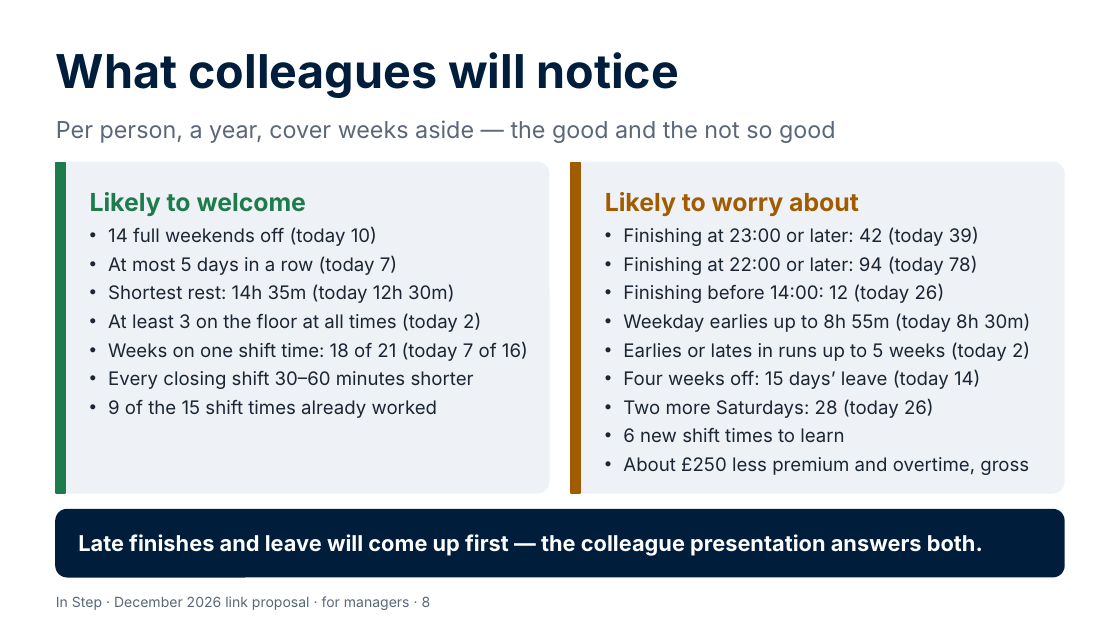
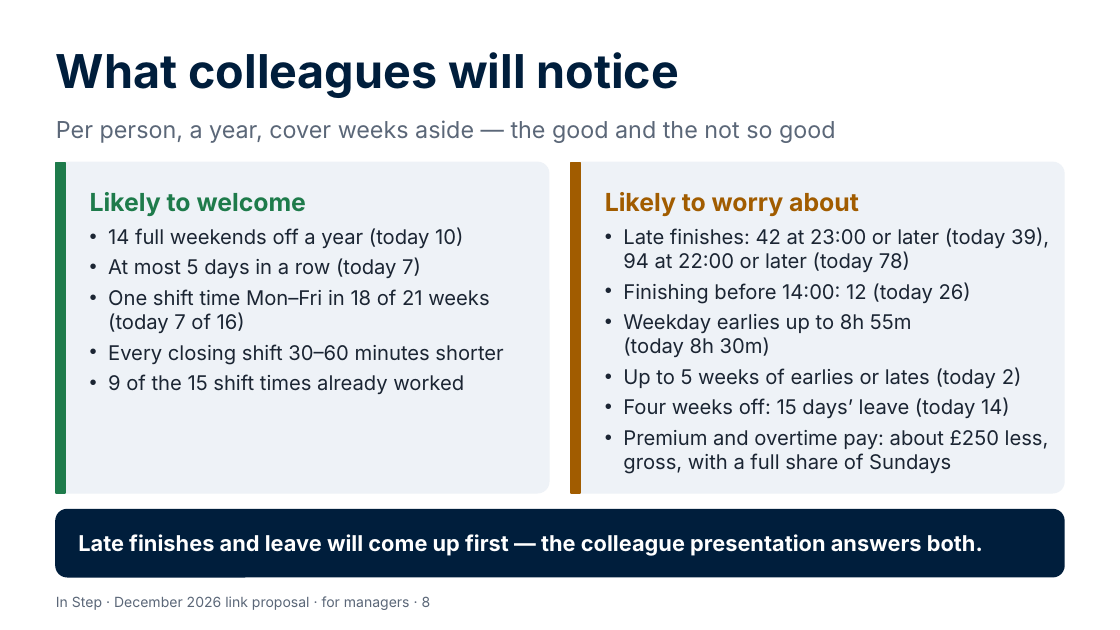
Before and after one commit to Garethdavidmiller/roster-app, a slide deck: slide 8 of docs/links-26/presentations/In-Step-for-managers.pptx. Drawn at 1120x630 pixels with LibreOffice and Linux fonts; fonts in the diff are those of the drawing. Boxes give left, top, right and bottom in pixels: in the first picture for what was removed or moved away, otherwise in the second. Text is boxed around its words. In the diff, an @@ line names an element or a change of style, - is before the commit and + after.

```diff
--- a/docs/links-26/presentations/In-Step-for-managers.pptx
+++ b/docs/links-26/presentations/In-Step-for-managers.pptx
@@ text at [108, 227, 463, 248]: text changed; size 12 to 13 pt @@
-• 14 full weekends off (today 10)
+• 14 full weekends off a year (today 10)
@@ text at [623, 227, 1049, 272]: text changed; size 12 to 13 pt @@
-• Finishing at 23:00 or later: 42 (today 39)
-• Finishing at 22:00 or later: 94 (today 78)
+• Late finishes: 42 at 23:00 or later (today 39), 94 at 22:00 or later (today 78)
@@ text at [108, 257, 503, 394]: size 12 to 13 pt in "At most 5 days in a row ...", "Every closing shift 30–60 minutes shorter", "9 of the 15 shift times already ..." @@
@@ text at [108, 289, 489, 333]: text changed; size 12 to 13 pt @@
-• Shortest rest: 14h 35m (today 12h 30m)
-• At least 3 on the floor at all times (today 2)
-• Weeks on one shift time: 18 of 21 (today 7 of 16)
+• One shift time Mon–Fri in 18 of 21 weeks (today 7 of 16)
@@ text at [623, 282, 1010, 418]: size 12 to 13 pt in "Finishing before 14:00: 12 (today 26)", "Weekday earlies up to 8h 55m (today ...", "Four weeks off: 15 days’ leave (today ..." @@
@@ text at [623, 367, 1022, 388]: text changed; size 12 to 13 pt @@
-• Earlies or lates in runs up to 5 weeks (today 2)
+• Up to 5 weeks of earlies or lates (today 2)
@@ text at [623, 430, 1049, 474]: text changed; size 12 to 13 pt @@
-• Two more Saturdays: 28 (today 26)
-• 6 new shift times to learn
-• About £250 less premium and overtime, gross
+• Premium and overtime pay: about £250 less, gross, with a full share of Sundays
```
Also in this commit, not shown: 17 other files.
